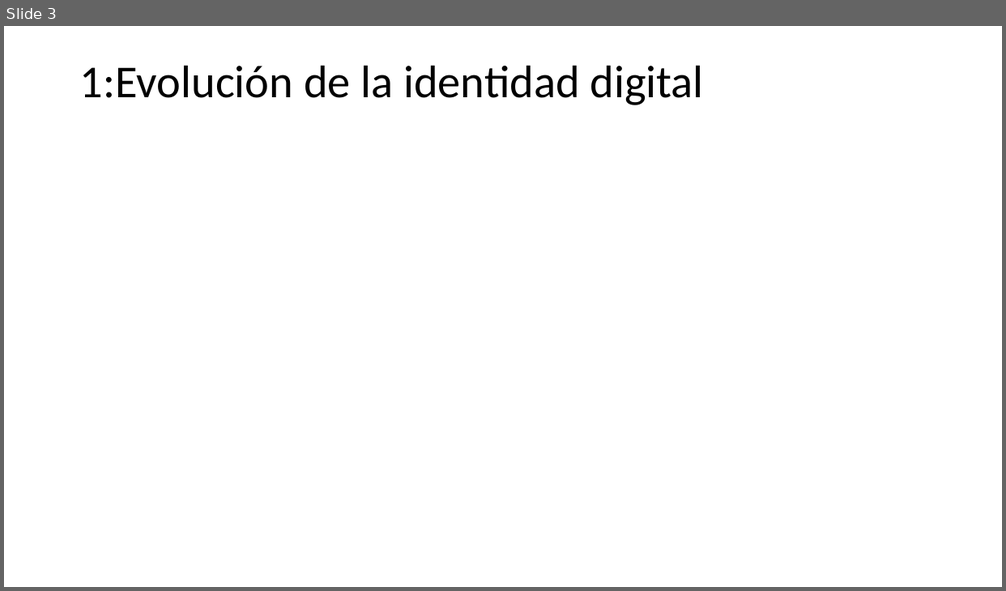
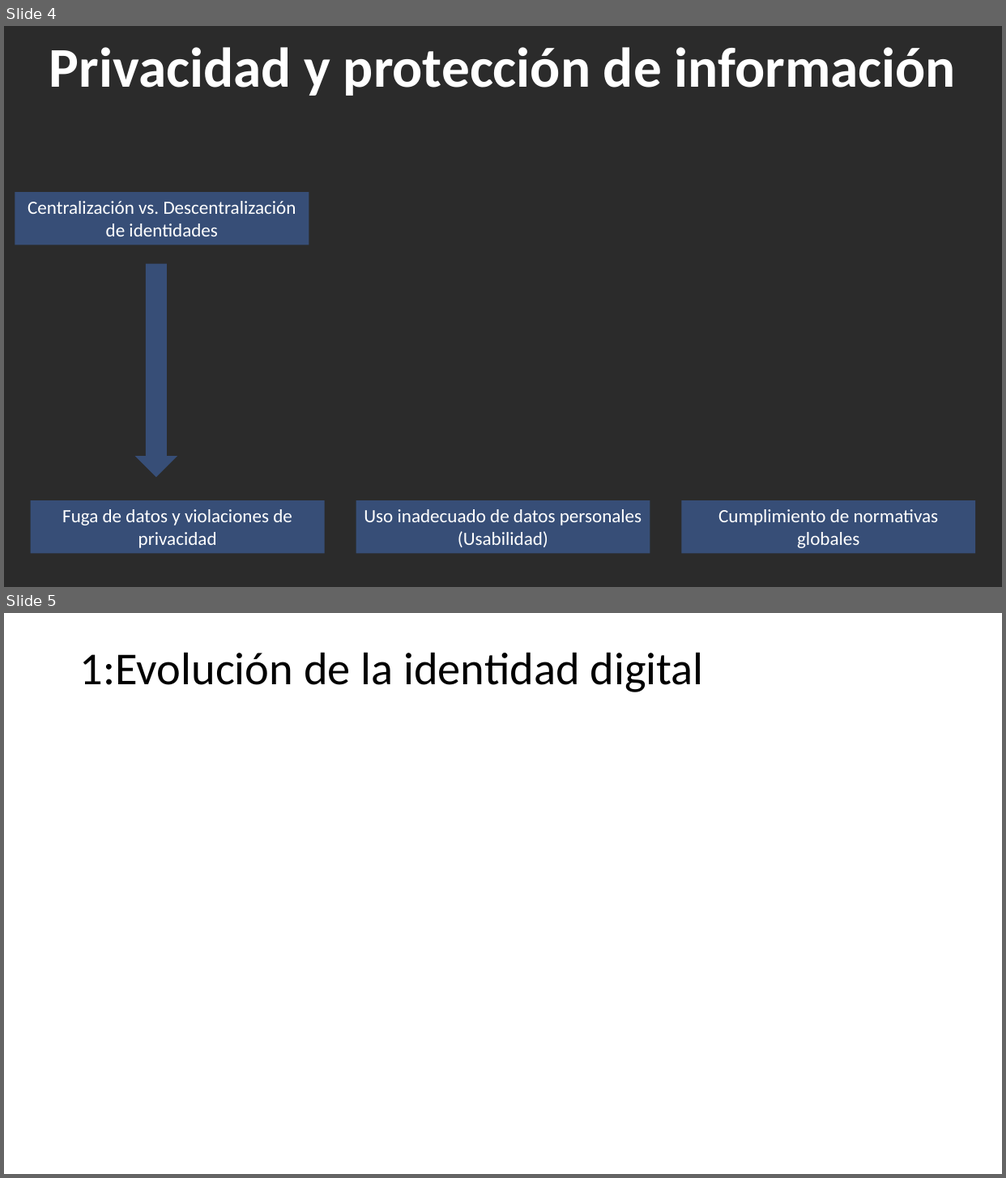
Before and after one commit to jaiderospina/Gesti-n-de-Ciberseguridad_2024_2, a slide deck: Grupo 3/Presentación identidad digital.pptx. Shown one above the other, each under a label of ours: slide 3 before the commit, slides 4 and 5 after it. The pictures are 1006x591 and 1006x1178 pixels, drawn with LibreOffice and Linux fonts; fonts in the diff are those of the drawing; background and template pictures are left out; a plain dark background stands for a picture behind light text. Boxes give left, top, right and bottom in pixels: in the first picture for what was removed or moved away, otherwise in the second. Text is boxed around its words. In the diff, an @@ line names an element or a change of style, - is before the commit and + after.

```diff
--- a/Grupo 3/Presentación identidad digital.pptx
+++ b/Grupo 3/Presentación identidad digital.pptx
@@ slide 4 added at bbox=[4, 26, 1002, 587], background picture (left out) @@
@@ text added at bbox=[49, 47, 956, 96], 54 pt, text #FFFFFF, bold @@
+Privacidad y protección de información
@@ rectangle added at bbox=[15, 192, 309, 246], fill #4472C4 at 50% opacity, 18 pt, text #FFFFFF @@
+Centralización vs. Descentralización de identidades
@@ down arrow added at bbox=[135, 264, 177, 477], fill #4472C4 at 50% opacity @@
@@ rectangle added at bbox=[30, 501, 325, 554], fill #4472C4 at 50% opacity, 18 pt, text #FFFFFF @@
+Fuga de datos y violaciones de privacidad
@@ rectangle added at bbox=[356, 501, 650, 554], fill #4472C4 at 50% opacity, 18 pt, text #FFFFFF @@
+Uso inadecuado de datos personales
+(Usabilidad)
@@ rectangle added at bbox=[681, 501, 976, 554], fill #4472C4 at 50% opacity, 18 pt, text #FFFFFF @@
+Cumplimiento de normativas globales
@@ what was slide 3 is now slide 5 @@
```
Also in this commit, not shown: 2 other slides added, 1 slide removed.
